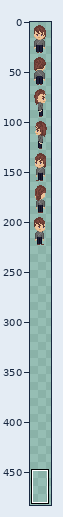
One commit to this pixel-art file: dev/player.aseprite. Above: a wide view before the commit, with the close-up outlined.
Close-up. Before the edit:
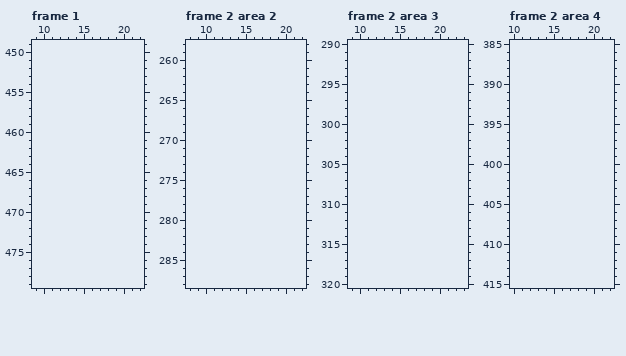
32x256 pixels, 8 frames. Colours within 5 levels of each other are drawn and written as one. Shown: frame 1: x 9..22, y 449..479; frame 2 area 2: x 8..22, y 258..288; frame 2 area 3: x 9..23, y 290..320; frame 2 area 4: x 10..22, y 385..415. The old version is drawn lined up with the new one, on the new canvas. The wide view leaves out empty margins. The commit also changed other frames or places, which this record leaves out.
After the commit:
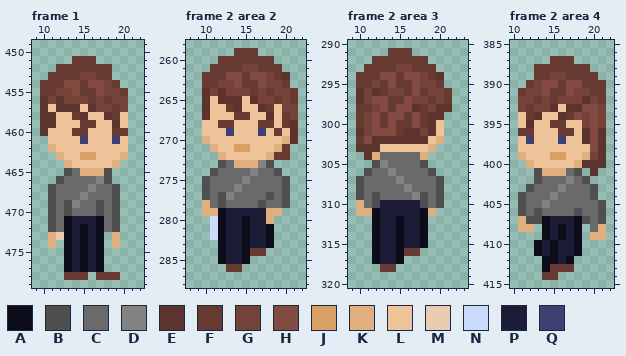
Palette (. is transparent): A #0c0c1b  B #4f4f4f  C #6a6a6a  D #828282  E #5c342d  F #663931  G #754239  H #824a40  J #d9a066  K #e0af80  L #eec39a  M #e9ccb0  N #cbdbfc  P #1c1c36  Q #3f3f74
The exact change:
canvas 32x256 -> 32x512
Changed rows in their new state; - is an unchanged pixel.
Frame 1:
first column x 10:
451 ----FFF----
452 --FFFFFFF--
453 -FFFFGGFF--
454 FFFHHFHHGF-
455 FFGGHFFHGGF
456 EGEGGGFGFGG
457 ELEEELEGGFG
458 EELLFELLEFL
459 EELLLFFLLEL
460 ELLLFFLLLFF
461 -LLLLQLLLQL
462 -KLLLLLLLLL
463 --KLLJJLLLK
464 ---KLLLLLK-
465 ---BCKKKB--
466 --BCCCCDB--
467 -BCCCCDCCB-
468 -BCCCDCCCB-
469 -BCBDCCBCB-
470 -BCBCCCBCB-
471 -BCAPPPACB-
472 -BCAPAPACB-
473 -KMAPAPA-K-
474 -K-APAPA-K-
475 ---APAPA---
476 ---APAPA---
477 ---APAPA---
478 ---FFF-FFF-
Frame 2 area 2:
first column x 10:
259 ----FFF-----
260 --FFFFFFF---
261 -FFFFGGFFF--
262 FFFHHFHHGFE-
263 FFGGHFFHGGF-
264 EGEGGGFGFGGF
265 ELEEELEGGFGF
266 ELLFELLEFLGG
267 ELLLFFLLELFG
268 LLFFLLLFFLFE
269 LLLQLLLQLFLE
270 KLLLLLLLLLKE
271 -KLLJJLLLKF-
272 --KLLLLLKFF-
273 --BCKKKDB---
274 -BCCCCDCCB--
275 BCCCCDCCCCB-
276 BCCCDCCCCCB-
277 BCBDCCCCBCB-
278 KCBCCCCBCCB-
279 KKAPPPPPKK--
280 -NAPPAPPK---
281 -NAPPAPPA---
282 -NAPPAPPA---
283 --APPAPPA---
284 --APPAFF----
285 --APPA------
286 ---FF-------
Frame 2 area 3:
first column x 10:
291 ----FFF-----
292 --FFFFFFF---
293 -FFFFGGFFF--
294 FFFHHFHHGFE-
295 FFGFHFFHGGF-
296 EGEFGGFHFGGF
297 EGHHFFHGGFGF
298 FFGHFHHEFGEE
299 FGHFHHFHFEE-
300 FGHFHFFHFEL-
301 EGHHHFEEGEL-
302 FHEEEEEEELK-
303 EEELLLLLLK--
304 -EKCCCCCK---
305 --BDCCCCB---
306 -BCCDCCCCB--
307 BCCCCDCCCCB-
308 BCCCCCDCCCB-
309 BCBCCCCDBCB-
310 KCBPPPPPBCB-
311 KKAPPPPPAK--
312 --APPAPPA---
313 --APPAPPA---
314 --APPAPPA---
315 --APPAPPA---
316 --APPAFF----
317 --APPA------
318 ---FF-------
Frame 2 area 4:
first column x 11:
387 ----FFF----
388 --FFFFFFF--
389 --FFGGFFFF-
390 -FGHHFHHFFF
391 FGGHFFHGGFF
392 GGFGFGGGEGF
393 GFGGELEEHHG
394 LFELLEFHGHG
395 LELLFFLLGHG
396 FFLLLFFLEHE
397 LQLLLQLLEHE
398 LLLLLLLLLHE
399 KLLLJJLLKGE
400 -KLLLLLKEEE
401 --BKKKCB-E-
402 --BCCCDCB--
403 -BCCCDCCCB-
404 BCCCDCCCCB-
405 BCCDCCCCCCB
406 BCBCCCCBCCB
407 KBBAPPPABCB
408 KK-APAPA-CK
409 ---APAPA-KK
410 --APAPPA---
411 --APAPPA---
412 ---AAPA----
413 ---AFFF----
414 ---FF------
Changed places in both close-ups, as pixel boxes (x1, y1, x2, y2):
added: (40, 56, 128, 280)
added: (202, 48, 298, 272)
added: (356, 48, 452, 272)
added: (518, 56, 606, 280)
